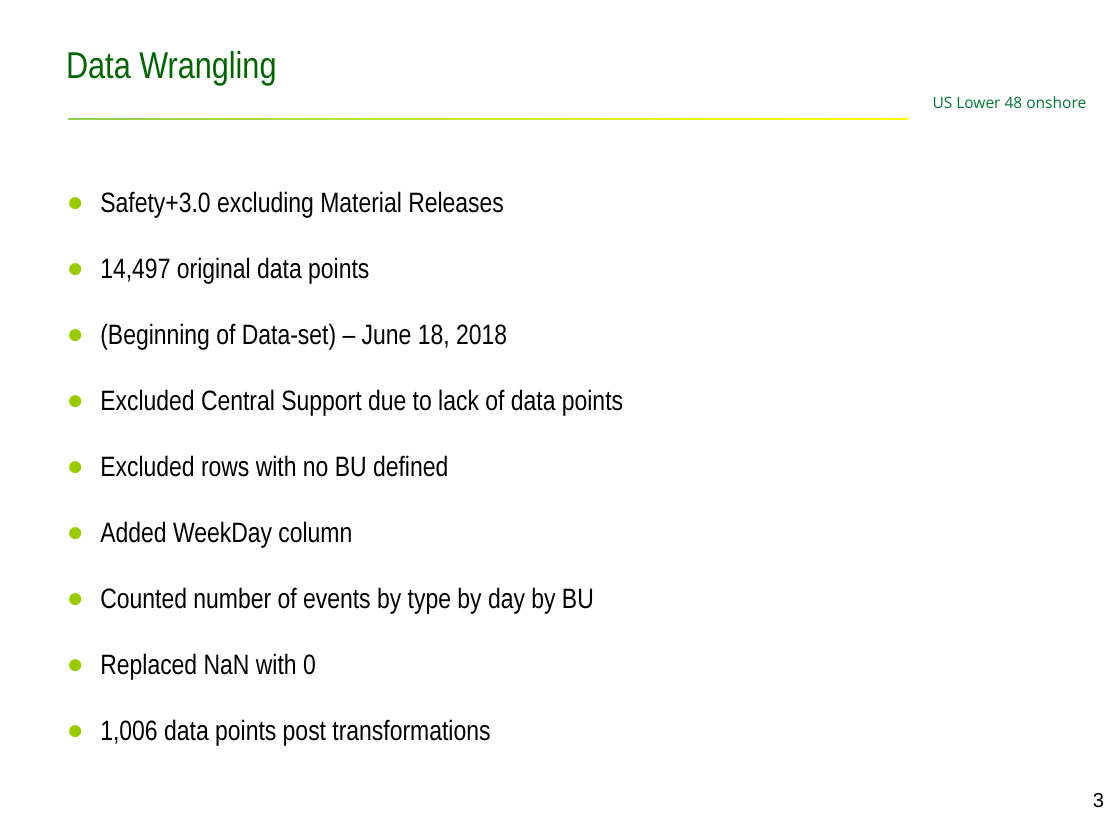
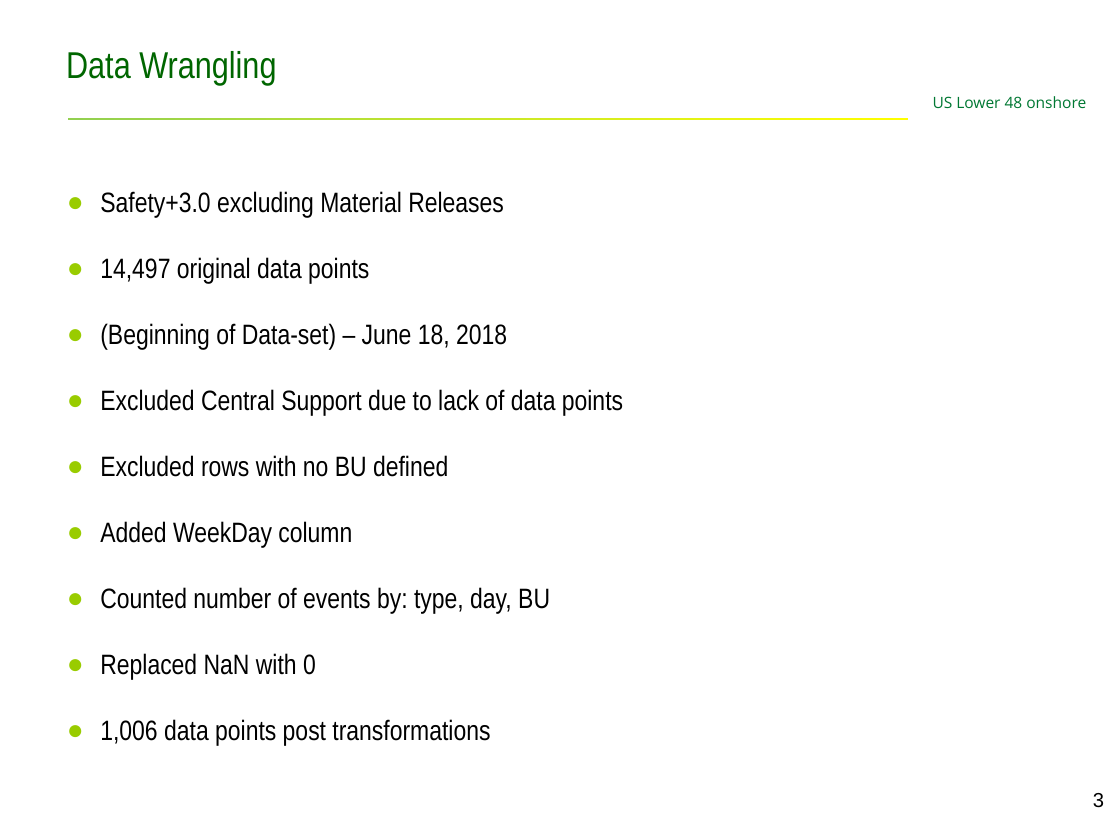
Before and after one commit to treujc/Capstone, a slide deck: slide 3 of Presentation/EvanTrevathanCapstonePresentation.odp.pptx. Drawn at 1120x840 pixels with LibreOffice and Linux fonts; fonts in the diff are those of the drawing; background and template pictures are left out. Boxes give left, top, right and bottom in pixels: in the first picture for what was removed or moved away, otherwise in the second. Text is boxed around its words. In the diff, an @@ line names an element or a change of style, - is before the commit and + after.

```diff
--- a/Presentation/EvanTrevathanCapstonePresentation.odp.pptx
+++ b/Presentation/EvanTrevathanCapstonePresentation.odp.pptx
@@ text at [100,587,550,614]: text changed @@
-● Counted number of events by type by day by BU
+● Counted number of events by: type, day, BU
```
Also in this commit, not shown: 5 other files.
